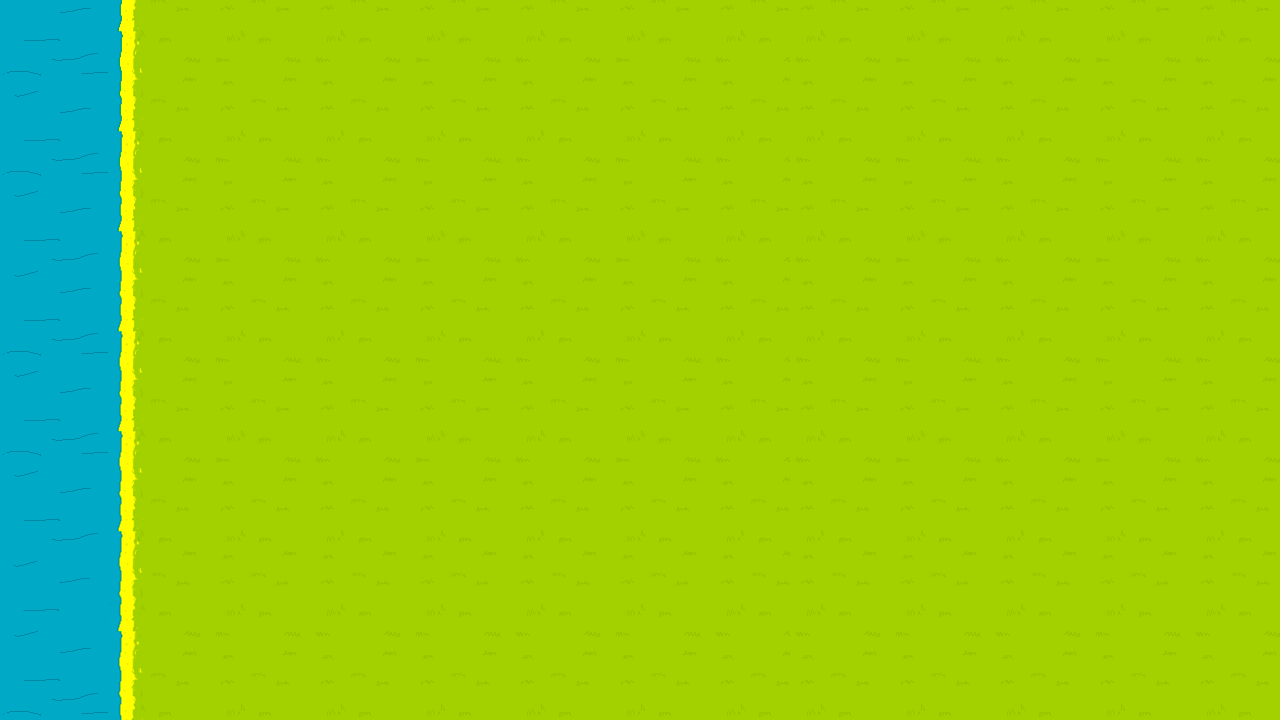
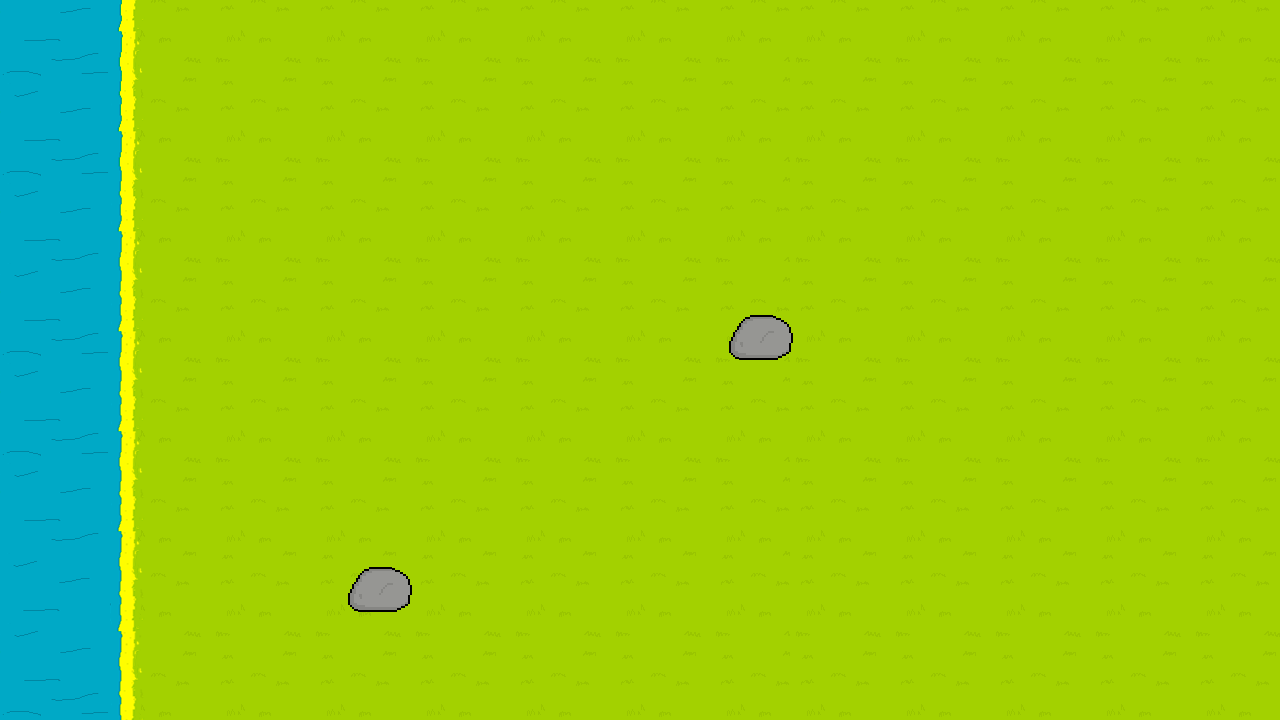
Comparing the layer stacks of the two w=1280, h=720 images. Changes:
added layer "Camada 2" above "Camada 1" over 729, 315, 793, 360
added layer "Camada 1" above "Tile-AX" over 348, 567, 412, 612
